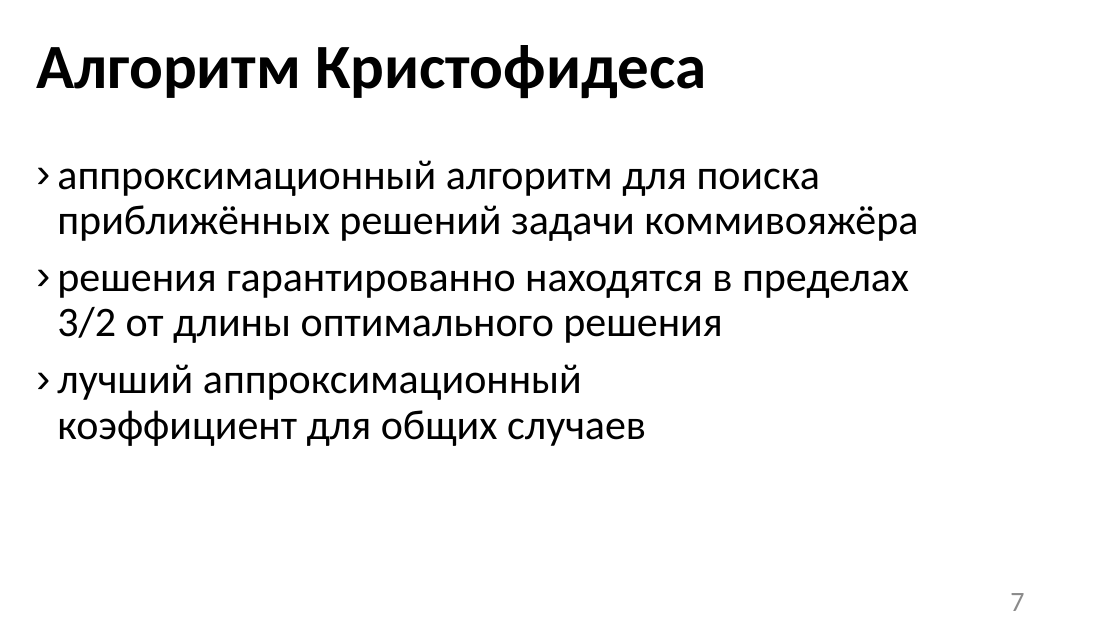
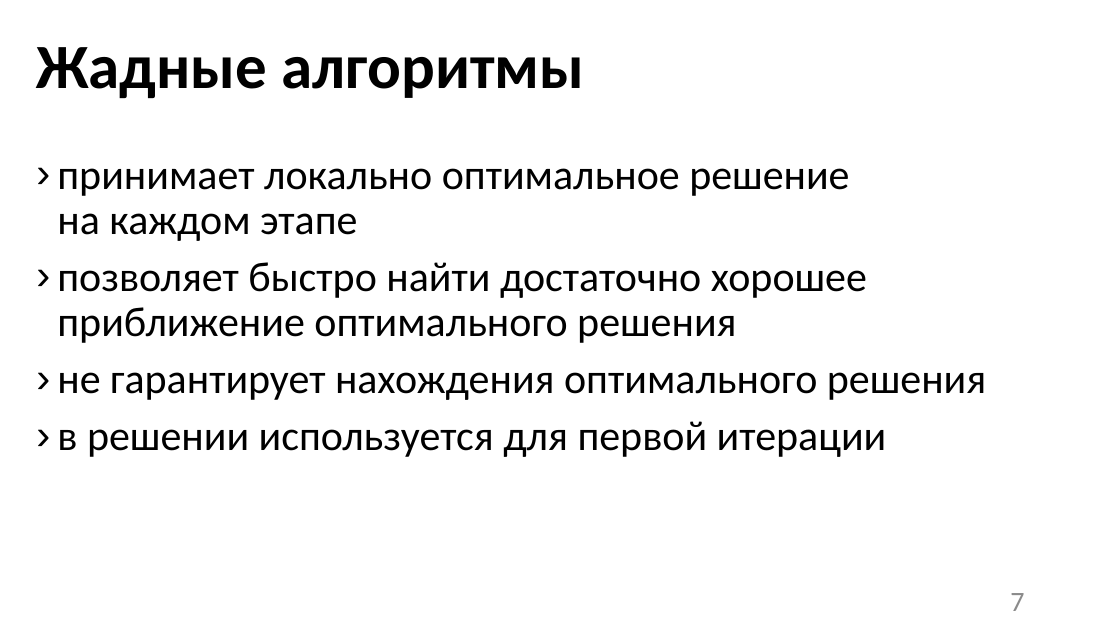
Before and after one commit to Mellcorn/hakerton, a slide deck: slide 8 of globuly.pptx. Drawn at 1120x630 pixels with LibreOffice and Linux fonts; fonts in the diff are those of the drawing; background and template pictures are left out. Boxes give left, top, right and bottom in pixels: in the first picture for what was removed or moved away, otherwise in the second. Text is boxed around its words. In the diff, an @@ line names an element or a change of style, - is before the commit and + after.

```diff
--- a/globuly.pptx
+++ b/globuly.pptx
@@ title at <box>36,47,584,98</box>: text changed @@
-Алгоритм Кристофидеса
+Жадные алгоритмы
@@ text at <box>57,168,986,457</box>: text changed @@
-› аппроксимационный алгоритм для поиска приближённых решений задачи коммивояжёра
-› решения гарантированно находятся в пределах 3/2 от длины оптимального решения
-› лучший аппроксимационный коэффициент для общих случаев
+› принимает локально оптимальное решение на каждом этапе
+› позволяет быстро найти достаточно хорошее приближение оптимального решения
+› не гарантирует нахождения оптимального решения
+› в решении используется для первой итерации
```
Also in this commit, not shown: 2 other slides changed.
